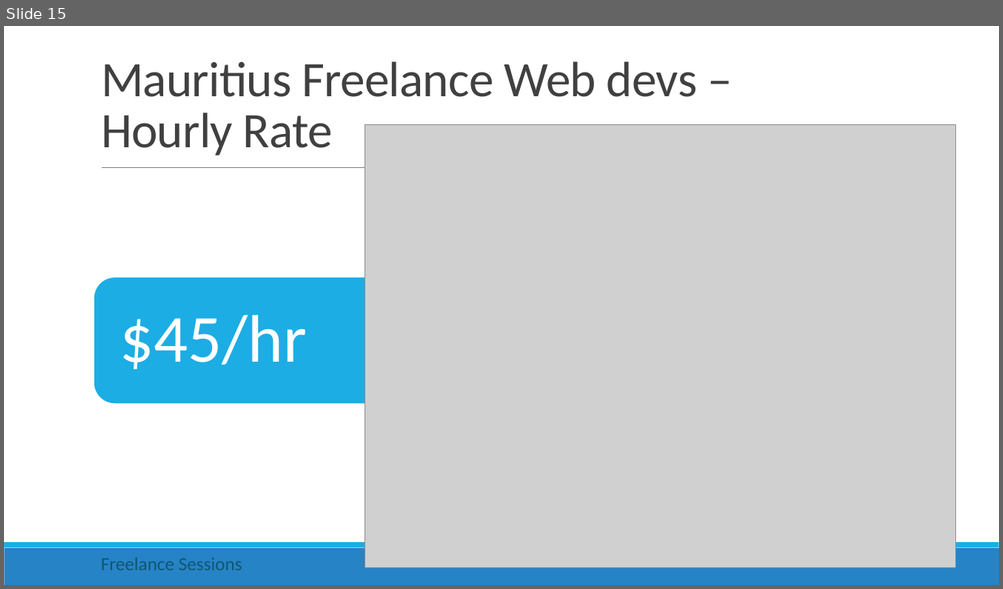
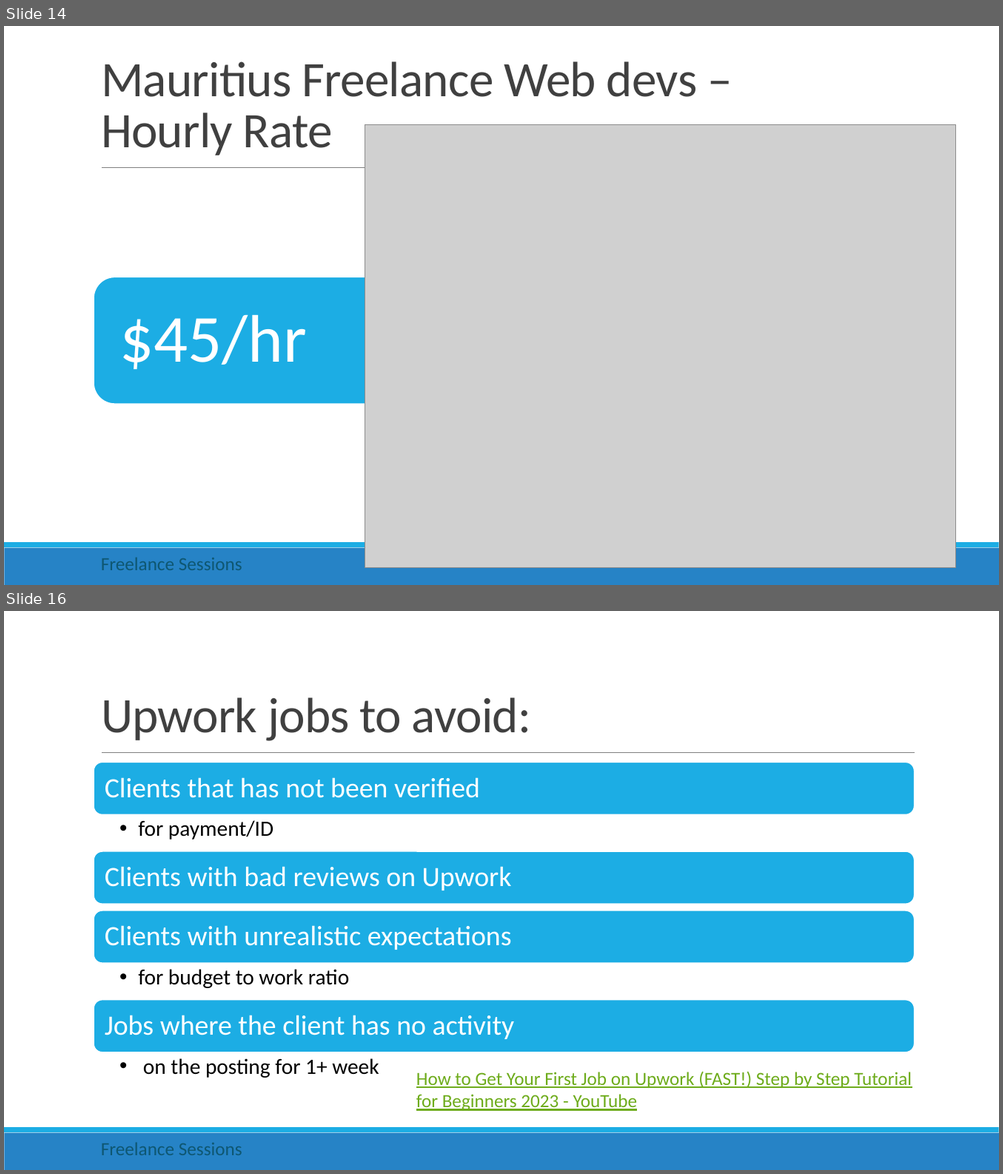
Before and after one commit to rishigujadhur1/Slides, a slide deck: Freelancing/Freelance Session 1.pptx. Shown one above the other, each under a label of ours: slide 15 before the commit, slides 14 and 16 after it; the slides between them are not shown. The pictures are 1003x589 and 1003x1174 pixels, drawn with LibreOffice and Linux fonts; fonts in the diff are those of the drawing; grey boxes stand for pictures. Boxes give left, top, right and bottom in pixels: in the first picture for what was removed or moved away, otherwise in the second. Text is boxed around its words. In the diff, an @@ line names an element or a change of style, - is before the commit and + after.

Commit message:
Service proposal and Interview tips from Upwork

```diff
--- a/Freelancing/Freelance Session 1.pptx
+++ b/Freelancing/Freelance Session 1.pptx
@@ slide 16 added at box(4, 611, 999, 1170), background #FFFFFF; not listed: 3 template elements that a slide beside it also shows @@
@@ title added at box(101, 698, 531, 741), 48 pt, text #404040 @@
+Upwork jobs to avoid:
@@ group added at box(94, 763, 914, 1078): 7 texts, 4 rounded rectangles @@
+Clients that has not been verified
+  • for payment/ID
+Clients with bad reviews on Upwork
+Clients with unrealistic expectations
+  • for budget to work ratio
+Jobs where the client has no activity
+  • on the posting for 1+ week
@@ text added at box(416, 1071, 911, 1111), 18 pt, text #6EAC1C, underline @@
+How to Get Your First Job on Upwork (FAST!) Step by Step Tutorial for Beginners 2023 - YouTube
@@ text added at box(101, 1142, 242, 1156), 18 pt, text #0E5772 @@
+Freelance Sessions
@@ what was slide 15 is now slide 14 @@
```
Also in this commit, not shown: 4 slides changed, 2 other slides added, 1 slide removed.
